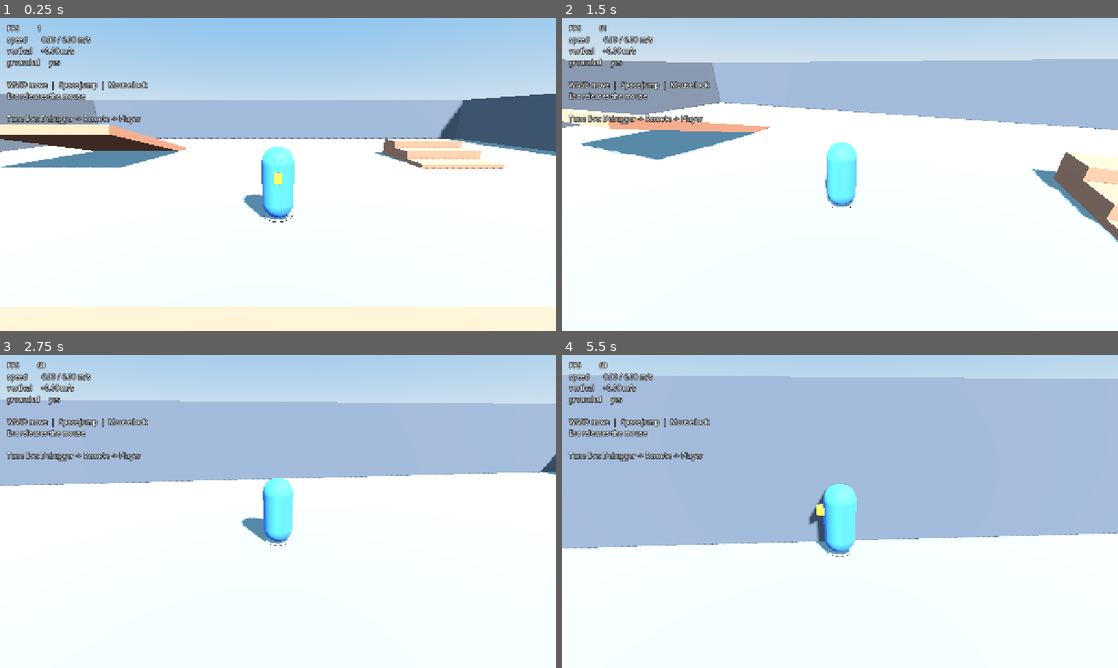
Above: before the commit, frames 1-4 (two rows, left to right).
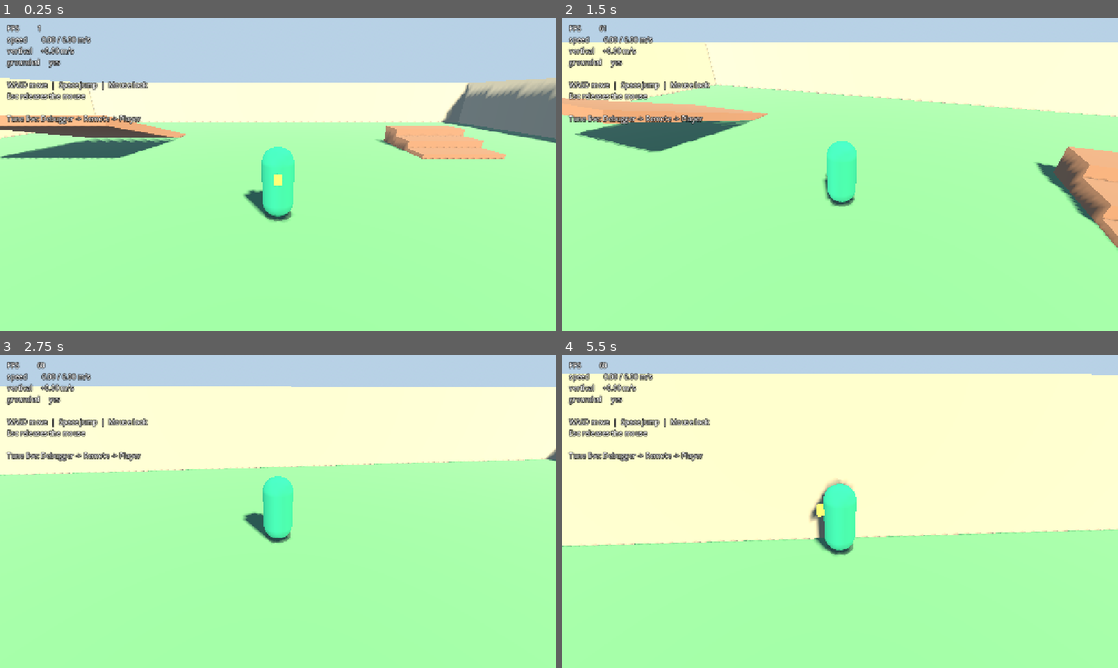
Above: after the commit, the same moments.

Repository: Mcstabbin/greenhollow
Game: Godot game, scene res://world/rooms/room_grey_box.tscn
Same seed, same stepped clock (60 frames per second), same inputs: the game is played once before the commit and once after it.
Inputs (mouse positions are in pixels of both pictures, inside the frame that each line leads up to):
- Up to frame 1 (0.25 s): no input
- Up to frame 2 (1.5 s): move the mouse to (867, 174) at 0.52 s; hold W (move_forward) from 0.53 s (still down); tap Down (cam_down) at 0.6 s; tap Space (jump) at 0.77 s; move the mouse to (812, 174) at 1.27 s; tap Left (cam_left) at 1.35 s
- Up to frame 3 (2.75 s): keep holding W (move_forward); tap Space (jump) at 1.52 s; move the mouse to (289, 505) at 2.02 s; tap Right (cam_right) at 2.1 s
- Up to frame 4 (5.5 s): keep holding W (move_forward); move the mouse to (834, 517) at 2.77 s; tap Up (cam_up) at 2.85 s; tap Space (jump) at 3.02, 3.77, 4.52 s; move the mouse to (878, 514) at 3.52 s; tap Down (cam_down) at 3.6 s; move the mouse to (795, 508) at 4.27 s; tap Left (cam_left) at 4.35 s; move the mouse to (845, 511) at 5.02 s; tap Right (cam_right) at 5.1 s

The runs differ from the first frame. In frame 1, 85% of the frame differs, in the area x 0-100%, y 0-100%; in frame 2, 91%; in frame 3, 89%; in frame 4, 93%, in the area x 0-100%, y 6-100%.

Commit message:
Art pass: colour palette, toon shading, screen-space outlines
- Six shared StandardMaterial3D resources using Godot built-in
  diffuse_mode=toon / specular_mode=toon. No custom lighting shader.
- Screen-space outline post-process on a fullscreen quad parented to the
  camera. Roberts-cross edge detect over depth + normal buffers. Chosen
  over inverted-hull because hulls tear open at box corners, and this
  world is all boxes.
- Warm key light + cool fill, sky ambient, subtle fog, linear tonemap to
  keep the flat colours punchy.

Fixes two camera bugs found by screenshotting the running game:
- SpringArm3D pitch had the wrong sign. Transform3D text form is
  row-major and the arm places children along +Z, so negative rotation.x
  is what lifts the camera. Camera sat at y=0.02 with the pivot at
  y=1.1. Now -20 deg, camera at y=2.98.
- Spawn faced directly into JumpPlatformLow, putting the camera inside
  it. Moved the platform to (-3, 0.6, 11).

Measured on Intel UHD 770 at 720p, vsync off: 198 fps without the
outline, 140 with it, so the pass costs ~2 ms/frame.

Co-Authored-By: Claude Opus 5 (1M context) <noreply@anthropic.com>

Diff:
--- a/actors/player/player.tscn
+++ b/actors/player/player.tscn
@@ -1,6 +1,10 @@
-[gd_scene load_steps=8 format=3]
+[gd_scene load_steps=11 format=3]
 
 [ext_resource type="Script" path="res://actors/player/player.gd" id="1_player"]
+[ext_resource type="Material" path="res://art/materials/toon_tunic.tres" id="2_tunic"]
+[ext_resource type="Material" path="res://art/materials/toon_gold.tres" id="3_gold"]
+[ext_resource type="Material" path="res://art/materials/toon_shadow_blob.tres" id="4_blob"]
+[ext_resource type="Material" path="res://art/materials/outline_post.tres" id="5_outline"]
 
 [sub_resource type="CapsuleShape3D" id="CapsuleShape3D_body"]
 radius = 0.4
@@ -10,22 +14,17 @@
 radius = 0.4
 height = 1.8
 
-[sub_resource type="StandardMaterial3D" id="StandardMaterial3D_body"]
-albedo_color = Color(0.259, 0.522, 0.957, 1)
-roughness = 0.7
-
 [sub_resource type="BoxMesh" id="BoxMesh_snout"]
 size = Vector3(0.22, 0.22, 0.42)
-
-[sub_resource type="StandardMaterial3D" id="StandardMaterial3D_snout"]
-albedo_color = Color(0.98, 0.78, 0.18, 1)
-roughness = 0.6
 
 [sub_resource type="SphereMesh" id="SphereMesh_shadow"]
 radius = 0.42
 height = 0.04
 radial_segments = 16
 rings = 2
+
+[sub_resource type="QuadMesh" id="QuadMesh_fullscreen"]
+size = Vector2(2, 2)
 
 [node name="Player" type="CharacterBody3D" groups=["player"]]
 collision_layer = 2
@@ -41,21 +40,23 @@
 [node name="Body" type="MeshInstance3D" parent="Rig"]
 transform = Transform3D(1, 0, 0, 0, 1, 0, 0, 0, 1, 0, 0.9, 0)
 mesh = SubResource("CapsuleMesh_body")
-surface_material_override/0 = SubResource("StandardMaterial3D_body")
+surface_material_override/0 = ExtResource("2_tunic")
 
 [node name="Snout" type="MeshInstance3D" parent="Rig"]
 transform = Transform3D(1, 0, 0, 0, 1, 0, 0, 0, 1, 0, 1.15, 0.34)
 mesh = SubResource("BoxMesh_snout")
-surface_material_override/0 = SubResource("StandardMaterial3D_snout")
+surface_material_override/0 = ExtResource("3_gold")
 
 [node name="GroundMarker" type="MeshInstance3D" parent="Rig"]
-transform = Transform3D(1, 0, 0, 0, 1, 0, 0, 0, 1, 0, 0.02, 0)
+transform = Transform3D(1, 0, 0, 0, 1, 0, 0, 0, 1, 0, 0.03, 0)
+cast_shadow = 0
 mesh = SubResource("SphereMesh_shadow")
+surface_material_override/0 = ExtResource("4_blob")
 
 [node name="CameraPivot" type="Node3D" parent="."]
 
 [node name="SpringArm3D" type="SpringArm3D" parent="CameraPivot"]
-transform = Transform3D(1, 0, 0, 0, 0.966, 0.259, 0, -0.259, 0.966, 0, 0, 0)
+transform = Transform3D(1, 0, 0, 0, 0.94, 0.342, 0, -0.342, 0.94, 0, 0, 0)
 collision_mask = 1
 spring_length = 5.5
 margin = 0.35
@@ -63,3 +64,9 @@
 [node name="Camera3D" type="Camera3D" parent="CameraPivot/SpringArm3D"]
 current = true
 fov = 70.0
+
+[node name="OutlinePost" type="MeshInstance3D" parent="CameraPivot/SpringArm3D/Camera3D"]
+extra_cull_margin = 16384.0
+cast_shadow = 0
+mesh = SubResource("QuadMesh_fullscreen")
+surface_material_override/0 = ExtResource("5_outline")
--- /dev/null
+++ b/art/materials/outline_post.tres
@@ -0,0 +1,11 @@
+[gd_resource type="ShaderMaterial" load_steps=2 format=3]
+
+[ext_resource type="Shader" path="res://art/shaders/outline_post.gdshader" id="1_outline"]
+
+[resource]
+render_priority = 100
+shader = ExtResource("1_outline")
+shader_parameter/outline_color = Color(0.05, 0.05, 0.09, 1)
+shader_parameter/thickness = 1.3
+shader_parameter/depth_sensitivity = 16.0
+shader_parameter/normal_sensitivity = 1.0
--- /dev/null
+++ b/art/materials/toon_gold.tres
@@ -0,0 +1,9 @@
+[gd_resource type="StandardMaterial3D" format=3]
+
+[resource]
+resource_name = "toon_gold"
+albedo_color = Color(0.98, 0.8, 0.24, 1)
+roughness = 0.7
+metallic_specular = 0.25
+diffuse_mode = 3
+specular_mode = 1
--- /dev/null
+++ b/art/materials/toon_grass.tres
@@ -0,0 +1,9 @@
+[gd_resource type="StandardMaterial3D" format=3]
+
+[resource]
+resource_name = "toon_grass"
+albedo_color = Color(0.42, 0.62, 0.34, 1)
+roughness = 0.95
+metallic_specular = 0.06
+diffuse_mode = 3
+specular_mode = 1
--- /dev/null
+++ b/art/materials/toon_shadow_blob.tres
@@ -0,0 +1,8 @@
+[gd_resource type="StandardMaterial3D" format=3]
+
+[resource]
+resource_name = "toon_shadow_blob"
+transparency = 1
+albedo_color = Color(0.08, 0.1, 0.14, 0.35)
+roughness = 1.0
+shading_mode = 0
--- /dev/null
+++ b/art/materials/toon_stone.tres
@@ -0,0 +1,9 @@
+[gd_resource type="StandardMaterial3D" format=3]
+
+[resource]
+resource_name = "toon_stone"
+albedo_color = Color(0.72, 0.63, 0.47, 1)
+roughness = 0.95
+metallic_specular = 0.06
+diffuse_mode = 3
+specular_mode = 1
--- /dev/null
+++ b/art/materials/toon_stone_cool.tres
@@ -0,0 +1,9 @@
+[gd_resource type="StandardMaterial3D" format=3]
+
+[resource]
+resource_name = "toon_stone_cool"
+albedo_color = Color(0.55, 0.56, 0.62, 1)
+roughness = 0.95
+metallic_specular = 0.06
+diffuse_mode = 3
+specular_mode = 1
--- /dev/null
+++ b/art/materials/toon_tunic.tres
@@ -0,0 +1,9 @@
+[gd_resource type="StandardMaterial3D" format=3]
+
+[resource]
+resource_name = "toon_tunic"
+albedo_color = Color(0.16, 0.6, 0.4, 1)
+roughness = 0.85
+metallic_specular = 0.12
+diffuse_mode = 3
+specular_mode = 1
--- /dev/null
+++ b/art/materials/toon_wood.tres
@@ -0,0 +1,9 @@
+[gd_resource type="StandardMaterial3D" format=3]
+
+[resource]
+resource_name = "toon_wood"
+albedo_color = Color(0.62, 0.41, 0.26, 1)
+roughness = 0.9
+metallic_specular = 0.08
+diffuse_mode = 3
+specular_mode = 1
--- /dev/null
+++ b/art/shaders/outline_post.gdshader
@@ -0,0 +1,66 @@
+shader_type spatial;
+// Screen-space outline pass. Lives on a fullscreen quad parented to the camera.
+//
+// Detects edges two ways: depth discontinuities (silhouettes) and normal
+// discontinuities (creases, e.g. where a wall meets the floor). Inverted-hull
+// outlines were the other option, but they tear open at the corners of box
+// geometry, and this world is all boxes.
+//
+// Uses ALPHA so Godot sorts it into the transparent pass, which is what makes
+// the depth/normal buffers available by the time this runs.
+
+render_mode unshaded, blend_mix, depth_draw_never, depth_test_disabled,
+	cull_disabled, fog_disabled, shadows_disabled, ambient_light_disabled;
+
+uniform sampler2D depth_tex : hint_depth_texture, filter_nearest, repeat_disable;
+uniform sampler2D normal_tex : hint_normal_roughness_texture, filter_nearest, repeat_disable;
+
+uniform vec4 outline_color : source_color = vec4(0.05, 0.05, 0.09, 1.0);
+/// Outline width in pixels.
+uniform float thickness : hint_range(0.5, 4.0, 0.1) = 1.3;
+/// Higher = picks up subtler depth steps. Too high and flat floors get noisy.
+uniform float depth_sensitivity : hint_range(1.0, 60.0) = 16.0;
+/// Higher = fewer crease lines. Around 0.8-1.4 catches wall/floor junctions.
+uniform float normal_sensitivity : hint_range(0.0, 4.0) = 1.0;
+
+// Reconstruct view-space depth. Godot uses reverse-Z, so sky reads as 0.
+float view_depth(vec2 uv, mat4 inv_proj) {
+	float d = texture(depth_tex, uv).x;
+	vec4 view = inv_proj * vec4(uv * 2.0 - 1.0, d, 1.0);
+	return clamp(-(view.z / view.w), 0.0, 4000.0);
+}
+
+void vertex() {
+	// Force the quad to clip-space corners regardless of its transform.
+	POSITION = vec4(VERTEX.xy, 1.0, 1.0);
+}
+
+void fragment() {
+	vec2 t = thickness / VIEWPORT_SIZE;
+
+	// Roberts cross: sample the two diagonals.
+	vec2 uv0 = SCREEN_UV + vec2(-t.x, -t.y);
+	vec2 uv1 = SCREEN_UV + vec2(t.x, t.y);
+	vec2 uv2 = SCREEN_UV + vec2(-t.x, t.y);
+	vec2 uv3 = SCREEN_UV + vec2(t.x, -t.y);
+
+	float dc = view_depth(SCREEN_UV, INV_PROJECTION_MATRIX);
+	float d0 = view_depth(uv0, INV_PROJECTION_MATRIX);
+	float d1 = view_depth(uv1, INV_PROJECTION_MATRIX);
+	float d2 = view_depth(uv2, INV_PROJECTION_MATRIX);
+	float d3 = view_depth(uv3, INV_PROJECTION_MATRIX);
+
+	// Relative, so distant geometry outlines as readily as near geometry.
+	float dd = length(vec2(d1 - d0, d3 - d2)) / max(dc, 0.001);
+	float depth_edge = step(1.0 / depth_sensitivity, dd);
+
+	vec3 n0 = texture(normal_tex, uv0).xyz * 2.0 - 1.0;
+	vec3 n1 = texture(normal_tex, uv1).xyz * 2.0 - 1.0;
+	vec3 n2 = texture(normal_tex, uv2).xyz * 2.0 - 1.0;
+	vec3 n3 = texture(normal_tex, uv3).xyz * 2.0 - 1.0;
+	float nd = length(abs(n1 - n0) + abs(n3 - n2));
+	float normal_edge = step(normal_sensitivity, nd);
+
+	ALBEDO = outline_color.rgb;
+	ALPHA = max(depth_edge, normal_edge) * outline_color.a;
+}
--- a/world/rooms/room_grey_box.tscn
+++ b/world/rooms/room_grey_box.tscn
@@ -1,13 +1,20 @@
-[gd_scene load_steps=9 format=3]
+[gd_scene load_steps=10 format=3]
 
 [ext_resource type="PackedScene" path="res://actors/player/player.tscn" id="1_player"]
 [ext_resource type="PackedScene" path="res://ui/debug_overlay.tscn" id="2_overlay"]
+[ext_resource type="Material" path="res://art/materials/toon_grass.tres" id="3_grass"]
+[ext_resource type="Material" path="res://art/materials/toon_stone.tres" id="4_stone"]
+[ext_resource type="Material" path="res://art/materials/toon_stone_cool.tres" id="5_stone_cool"]
+[ext_resource type="Material" path="res://art/materials/toon_wood.tres" id="6_wood"]
 
 [sub_resource type="ProceduralSkyMaterial" id="ProceduralSkyMaterial_1"]
-sky_top_color = Color(0.38, 0.6, 0.85, 1)
-sky_horizon_color = Color(0.72, 0.80, 0.86, 1)
-ground_bottom_color = Color(0.24, 0.26, 0.28, 1)
-ground_horizon_color = Color(0.62, 0.62, 0.6, 1)
+sky_top_color = Color(0.25, 0.5, 0.86, 1)
+sky_horizon_color = Color(0.78, 0.87, 0.94, 1)
+sky_curve = 0.15
+ground_bottom_color = Color(0.3, 0.34, 0.32, 1)
+ground_horizon_color = Color(0.7, 0.72, 0.66, 1)
+sun_angle_max = 20.0
+sun_curve = 0.25
 
 [sub_resource type="Sky" id="Sky_1"]
 sky_material = SubResource("ProceduralSkyMaterial_1")
@@ -16,20 +23,12 @@
 background_mode = 2
 sky = SubResource("Sky_1")
 ambient_light_source = 3
+ambient_light_energy = 0.75
 reflected_light_source = 2
-tonemap_mode = 2
-
-[sub_resource type="StandardMaterial3D" id="mat_floor"]
-albedo_color = Color(0.53, 0.55, 0.55, 1)
-roughness = 0.9
-
-[sub_resource type="StandardMaterial3D" id="mat_wall"]
-albedo_color = Color(0.38, 0.39, 0.42, 1)
-roughness = 0.95
-
-[sub_resource type="StandardMaterial3D" id="mat_prop"]
-albedo_color = Color(0.66, 0.44, 0.34, 1)
-roughness = 0.85
+tonemap_mode = 0
+fog_enabled = true
+fog_light_color = Color(0.72, 0.82, 0.9, 1)
+fog_density = 0.0035
 
 [node name="RoomGreyBox" type="Node3D"]
 
@@ -38,80 +37,88 @@
 
 [node name="Sun" type="DirectionalLight3D" parent="."]
 transform = Transform3D(0.866, -0.353, 0.353, 0, 0.707, 0.707, -0.5, -0.612, 0.612, 0, 12, 0)
-light_energy = 1.1
+light_color = Color(1, 0.96, 0.87, 1)
+light_energy = 1.5
 shadow_enabled = true
+directional_shadow_blend_splits = true
+
+[node name="FillLight" type="DirectionalLight3D" parent="."]
+transform = Transform3D(-0.866, -0.353, -0.353, 0, 0.707, -0.707, 0.5, -0.612, -0.612, 0, 12, 0)
+light_color = Color(0.74, 0.83, 1, 1)
+light_energy = 0.22
+shadow_enabled = false
 
 [node name="Floor" type="CSGBox3D" parent="."]
 transform = Transform3D(1, 0, 0, 0, 1, 0, 0, 0, 1, 0, -0.5, 0)
 use_collision = true
 size = Vector3(40, 1, 40)
-material = SubResource("mat_floor")
+material = ExtResource("3_grass")
 
 [node name="WallNorth" type="CSGBox3D" parent="."]
 transform = Transform3D(1, 0, 0, 0, 1, 0, 0, 0, 1, 0, 2, -20)
 use_collision = true
 size = Vector3(40, 4, 1)
-material = SubResource("mat_wall")
+material = ExtResource("4_stone")
 
 [node name="WallSouth" type="CSGBox3D" parent="."]
 transform = Transform3D(1, 0, 0, 0, 1, 0, 0, 0, 1, 0, 2, 20)
 use_collision = true
 size = Vector3(40, 4, 1)
-material = SubResource("mat_wall")
+material = ExtResource("4_stone")
 
 [node name="WallEast" type="CSGBox3D" parent="."]
 transform = Transform3D(1, 0, 0, 0, 1, 0, 0, 0, 1, 20, 2, 0)
 use_collision = true
 size = Vector3(1, 4, 40)
-material = SubResource("mat_wall")
+material = ExtResource("4_stone")
 
 [node name="WallWest" type="CSGBox3D" parent="."]
 transform = Transform3D(1, 0, 0, 0, 1, 0, 0, 0, 1, -20, 2, 0)
 use_collision = true
 size = Vector3(1, 4, 40)
-material = SubResource("mat_wall")
+material = ExtResource("4_stone")
 
 [node name="Ramp" type="CSGBox3D" parent="."]
 transform = Transform3D(1, 0, 0, 0, 0.966, 0.259, 0, -0.259, 0.966, -10, 0.9, -8)
 use_collision = true
 size = Vector3(6, 0.4, 8)
-material = SubResource("mat_prop")
+material = ExtResource("6_wood")
 
 [node name="Step1" type="CSGBox3D" parent="."]
 transform = Transform3D(1, 0, 0, 0, 1, 0, 0, 0, 1, 9, 0.1, -6)
 use_collision = true
 size = Vector3(4, 0.2, 1.4)
-material = SubResource("mat_prop")
+material = ExtResource("6_wood")
 
 [node name="Step2" type="CSGBox3D" parent="."]
 transform = Transform3D(1, 0, 0, 0, 1, 0, 0, 0, 1, 9, 0.3, -7.4)
 use_collision = true
 size = Vector3(4, 0.6, 1.4)
-material = SubResource("mat_prop")
+material = ExtResource("6_wood")
 
 [node name="Step3" type="CSGBox3D" parent="."]
 transform = Transform3D(1, 0, 0, 0, 1, 0, 0, 0, 1, 9, 0.5, -8.8)
 use_collision = true
 size = Vector3(4, 1, 1.4)
-material = SubResource("mat_prop")
+material = ExtResource("6_wood")
 
 [node name="JumpPlatformLow" type="CSGBox3D" parent="."]
-transform = Transform3D(1, 0, 0, 0, 1, 0, 0, 0, 1, 0, 0.6, 6)
+transform = Transform3D(1, 0, 0, 0, 1, 0, 0, 0, 1, -3, 0.6, 11)
 use_collision = true
 size = Vector3(4, 1.2, 4)
-material = SubResource("mat_prop")
+material = ExtResource("6_wood")
 
 [node name="JumpPlatformHigh" type="CSGBox3D" parent="."]
 transform = Transform3D(1, 0, 0, 0, 1, 0, 0, 0, 1, 6.5, 1.15, 9)
 use_collision = true
 size = Vector3(3, 2.3, 3)
-material = SubResource("mat_prop")
+material = ExtResource("6_wood")
 
 [node name="CameraTestPillar" type="CSGBox3D" parent="."]
 transform = Transform3D(1, 0, 0, 0, 1, 0, 0, 0, 1, -7, 1.75, 7)
 use_collision = true
 size = Vector3(2, 3.5, 2)
-material = SubResource("mat_wall")
+material = ExtResource("5_stone_cool")
 
 [node name="Player" parent="." instance=ExtResource("1_player")]
 transform = Transform3D(1, 0, 0, 0, 1, 0, 0, 0, 1, 0, 0.1, 0)
